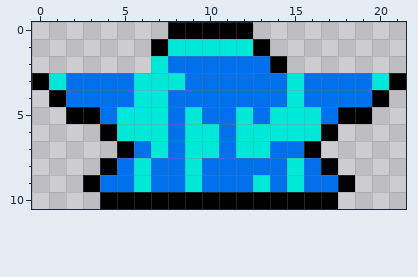
Pixel-art sprite: mmframes/teleport3.png. Above, as it was before the edit.
The file is 22x11 pixels.
After:
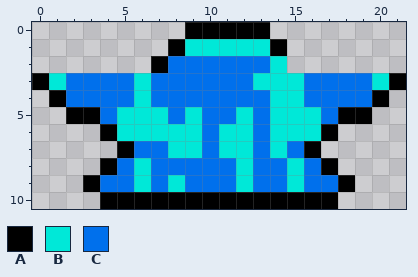
Palette (. is transparent): A #000000  B #00e8d8  C #0070ec
Change:
{"y":0,"x":8,"old":"A","new":"."}
{"y":0,"x":13,"old":".","new":"A"}
{"y":1,"x":7,"old":"AB","new":".A"}
{"y":1,"x":13,"old":"A.","new":"BA"}
{"y":2,"x":7,"old":"B","new":"A"}
{"y":2,"x":14,"old":"A","new":"B"}
{"y":3,"x":7,"old":"BB","new":"CC"}
{"y":3,"x":13,"old":"CC","new":"BB"}
{"y":4,"x":7,"old":"B","new":"C"}
{"y":4,"x":14,"old":"C","new":"B"}
{"y":6,"x":8,"old":"C","new":"B"}
{"y":6,"x":10,"old":"BC","new":"CB"}
{"y":6,"x":13,"old":"B","new":"C"}
{"y":7,"x":7,"old":"BC","new":"CB"}
{"y":7,"x":10,"old":"BC","new":"CB"}
{"y":7,"x":13,"old":"BC","new":"CB"}
{"y":8,"x":9,"old":"B","new":"C"}
{"y":8,"x":12,"old":"C","new":"B"}
{"y":9,"x":8,"old":"CB","new":"BC"}
{"y":9,"x":12,"old":"CB","new":"BC"}
{"label":"changed","picture_box":[151,22,287,192]}
